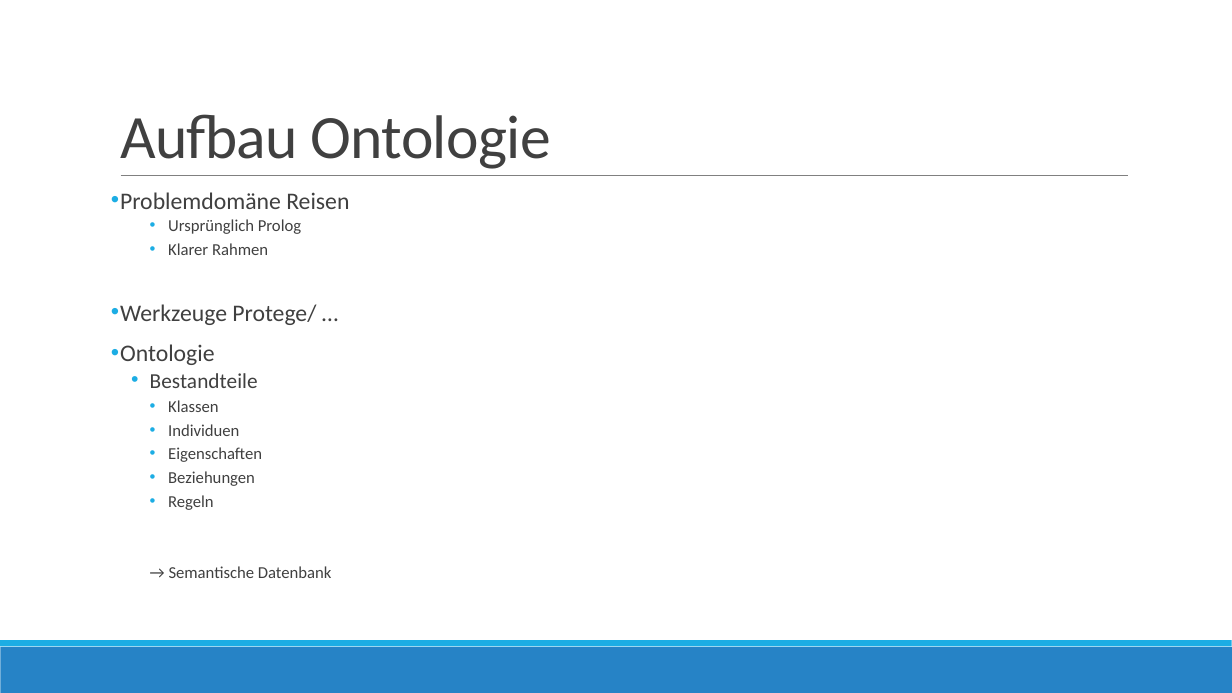
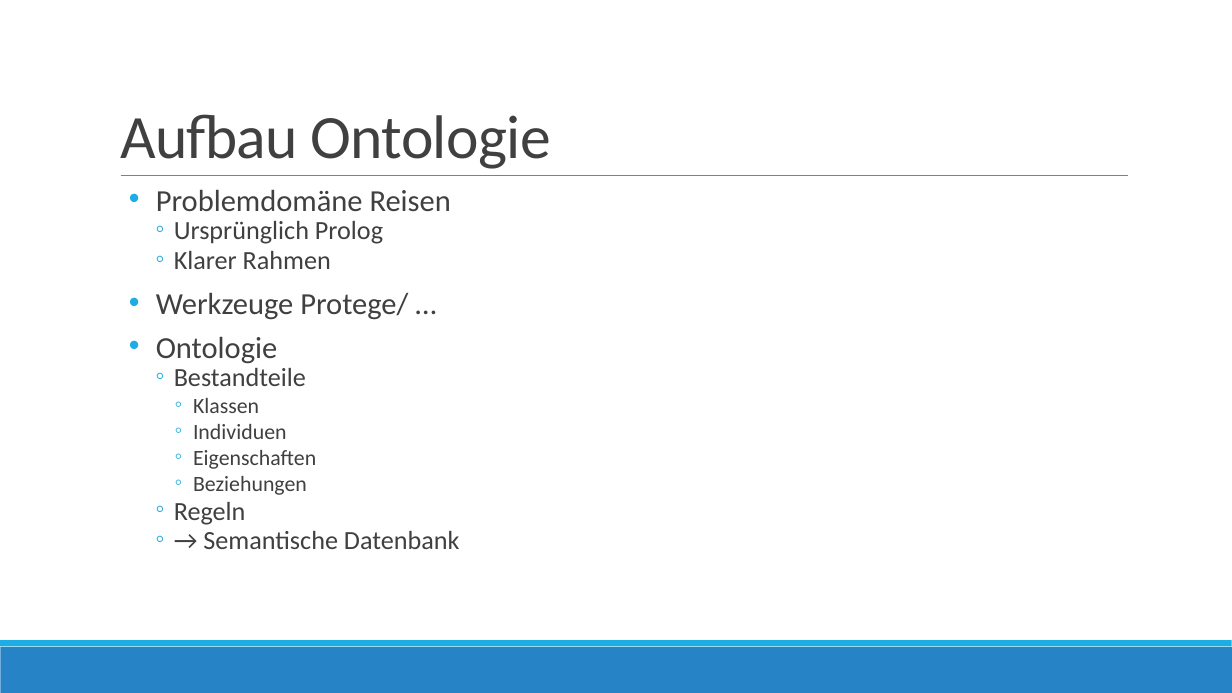
Before and after one commit to gunzm1/ElephantSearch, a slide deck: slide 7 of Doc/Semantische Datenbanken.pptx. Drawn at 1232x693 pixels with LibreOffice and Linux fonts; fonts in the diff are those of the drawing. Boxes give left, top, right and bottom in pixels: in the first picture for what was removed or moved away, otherwise in the second. Text is boxed around its words. In the diff, an @@ line names an element or a change of style, - is before the commit and + after.

```diff
--- a/Doc/Semantische Datenbanken.pptx
+++ b/Doc/Semantische Datenbanken.pptx
@@ text "Problemdomäne Reisen" at (x1=156, y1=189, x2=460, y2=549): size 18.5 to 23.8 pt in "Problemdomäne Reisen", "Werkzeuge Protege/ …", "Ontologie"; size 12.9 to 20.4 pt in "Ursprünglich Prolog", "Klarer Rahmen", "Regeln", "→ Semantische Datenbank"; size 16.6 to 20.4 pt in "Bestandteile"; size 12.9 to 17 pt in "Klassen", "Individuen", "Eigenschaften", "Beziehungen"; indent changed; line spacing 0.8 to 0.7; bullet • to ◦; list level 3 to 2 in "Ursprünglich Prolog"; list level 3 to 2 in "Klarer Rahmen"; list level 3 to 2 in "Regeln"; bullet none to ◦; list level 3 to 2 in "→ Semantische Datenbank" @@
```
Also in this commit, not shown: 7 other slides changed.
